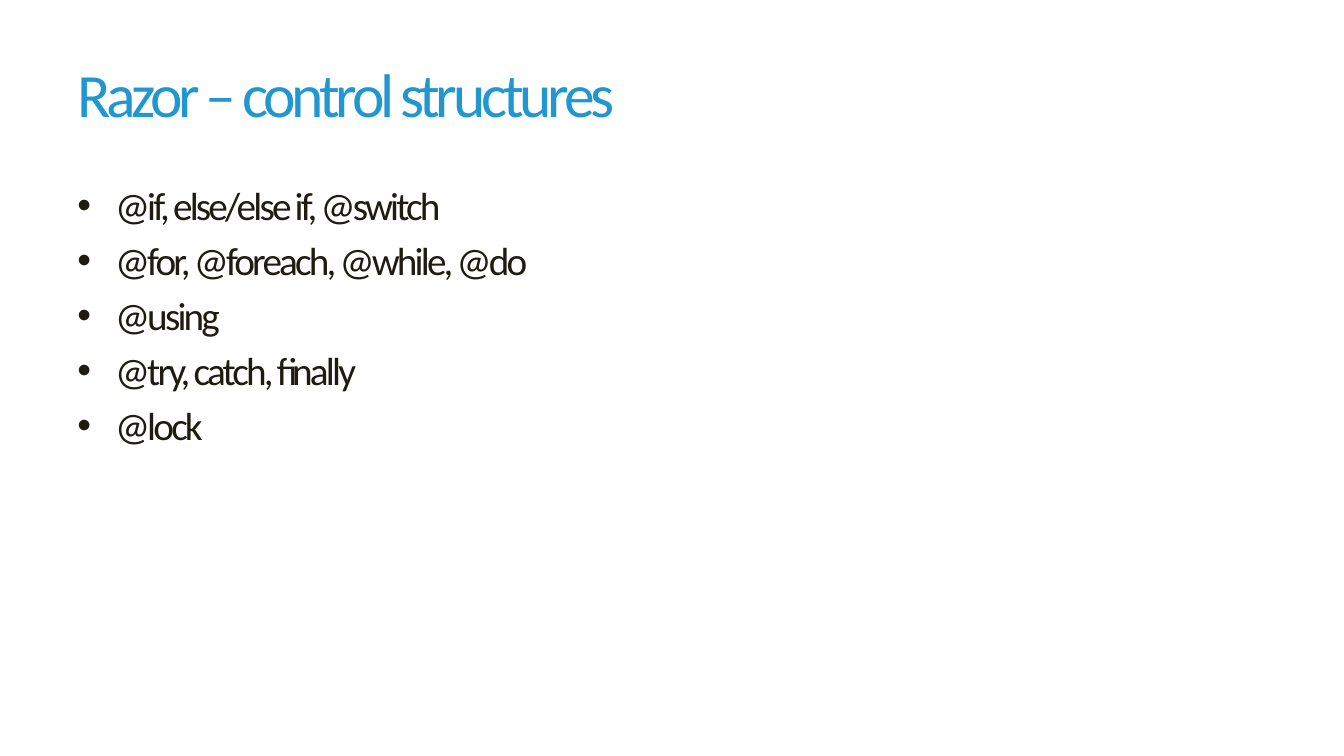
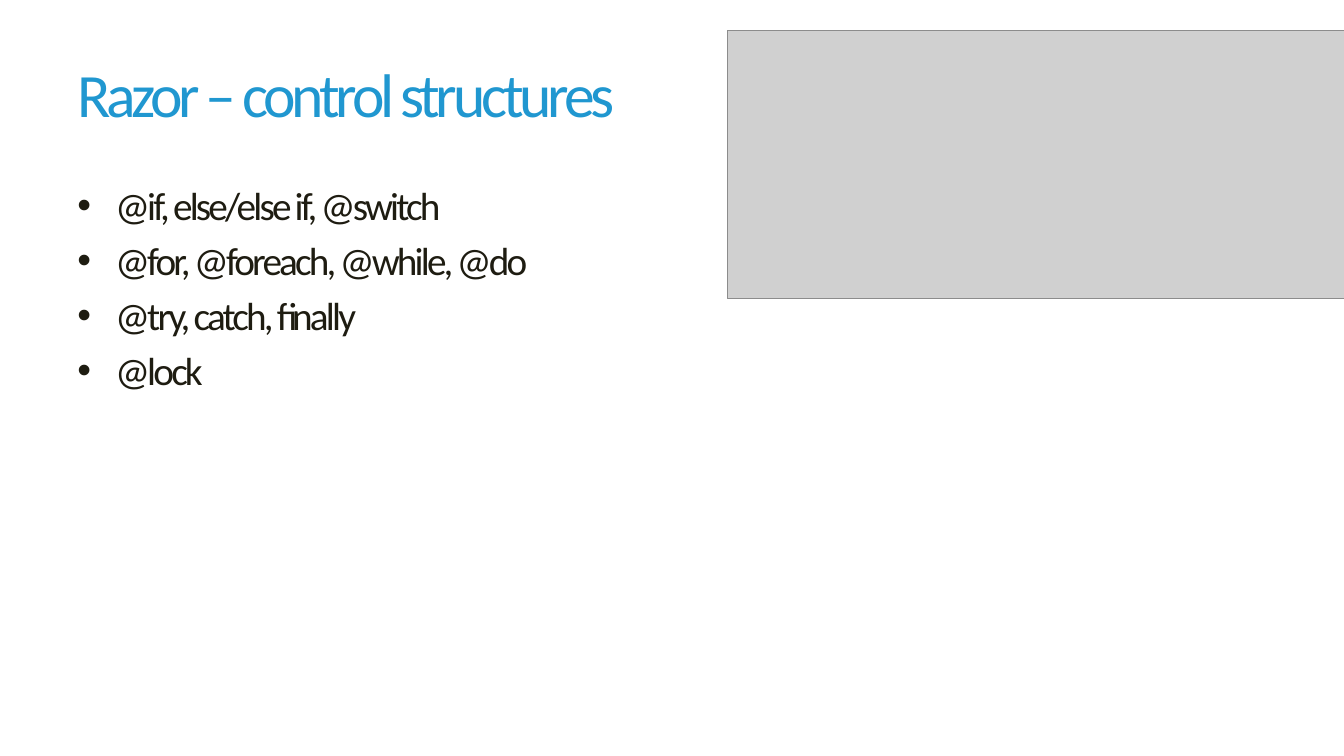
Before and after one commit to jirikanda/BlazorDemos, a slide deck: slide 6 of Presentation/02 - Blazor - Komponenty.pptx. Drawn at 1344x756 pixels with LibreOffice and Linux fonts; fonts in the diff are those of the drawing; grey boxes stand for pictures; background and template pictures are left out. Boxes give left, top, right and bottom in pixels: in the first picture for what was removed or moved away, otherwise in the second. Text is boxed around its words. In the diff, an @@ line names an element or a change of style, - is before the commit and + after.

```diff
--- a/Presentation/02 - Blazor - Komponenty.pptx
+++ b/Presentation/02 - Blazor - Komponenty.pptx
@@ picture added at [728,31,1344,299] @@
@@ text at [115,303,220,337]: paragraph removed @@
-• @using
```
Also in this commit, not shown: 6 other slides changed, 3 slides added, 6 other files.
